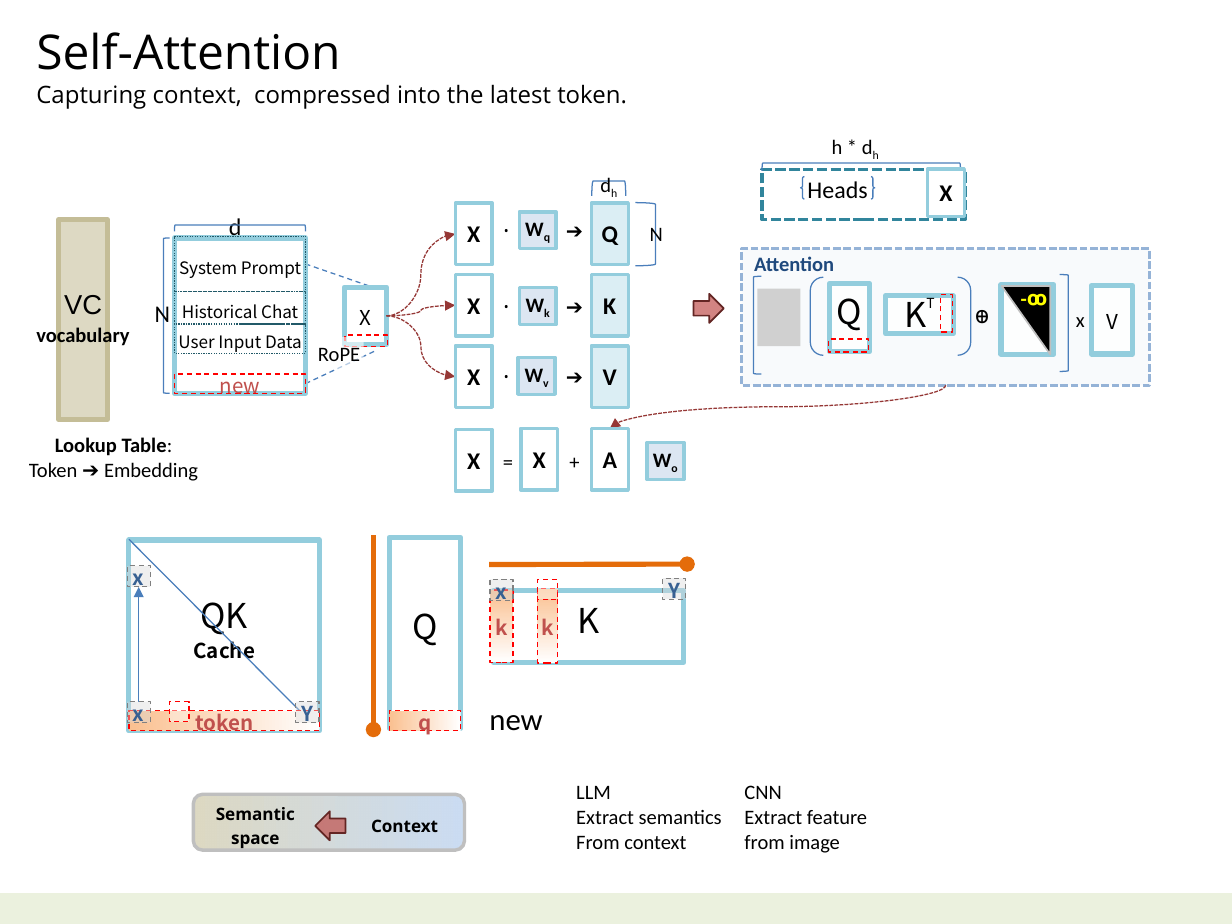
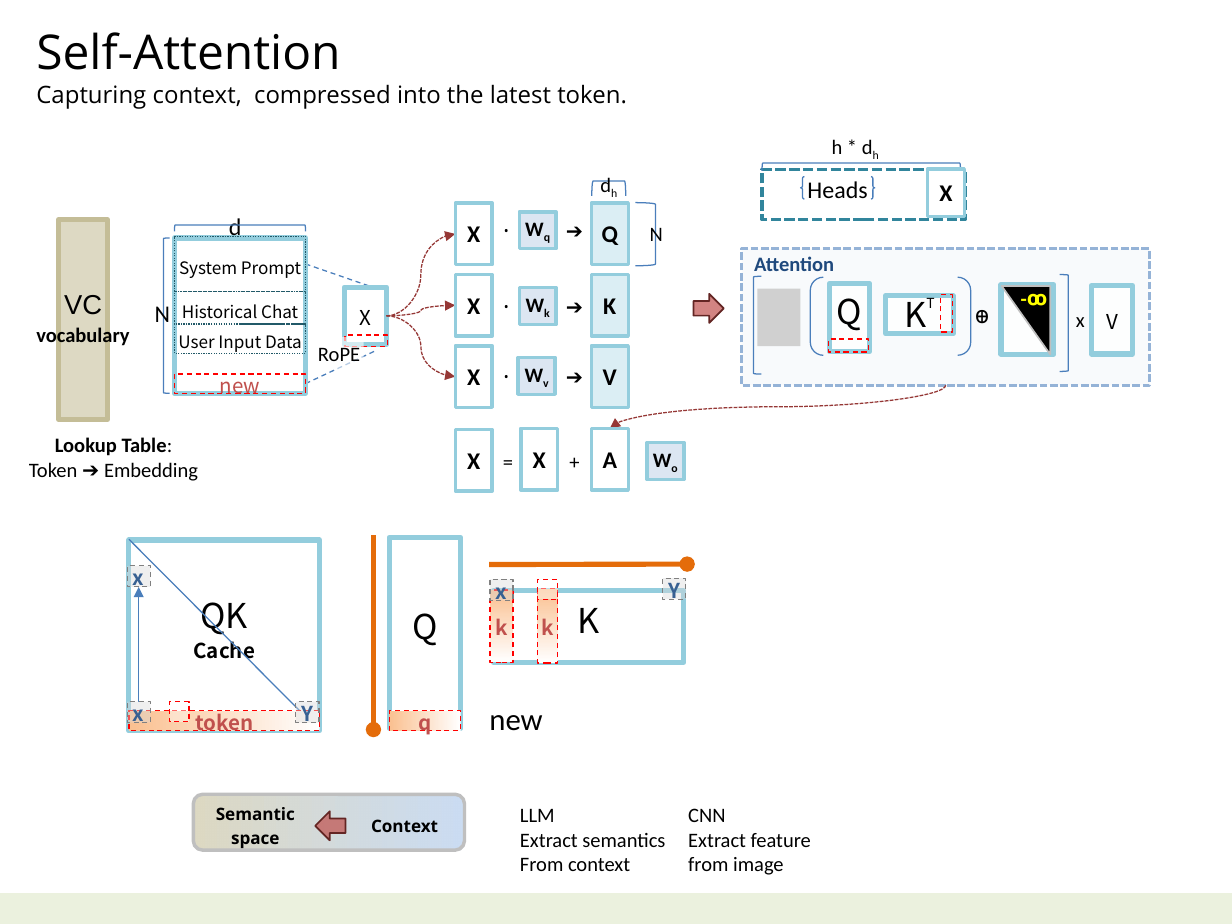
Before and after one commit to navibator/crazy-ai, a slide deck: slide 9 of ai-gemma.pptx. Drawn at 1232x924 pixels with LibreOffice and Linux fonts; fonts in the diff are those of the drawing; grey boxes stand for pictures. Boxes give left, top, right and bottom in pixels: in the first picture for what was removed or moved away, otherwise in the second. Text is boxed around its words. In the diff, an @@ line names an element or a change of style, - is before the commit and + after.

```diff
--- a/ai-gemma.pptx
+++ b/ai-gemma.pptx
@@ text "LLM": place and size @@
-text "LLM" at [576, 786, 722, 849]
+text "LLM" at [520, 809, 665, 871]
@@ text "CNN": place and size @@
-text "CNN" at [744, 785, 867, 853]
+text "CNN" at [688, 808, 811, 875]
```
Also in this commit, not shown: 5 other slides changed, 1 slide added, 2 slides removed.
